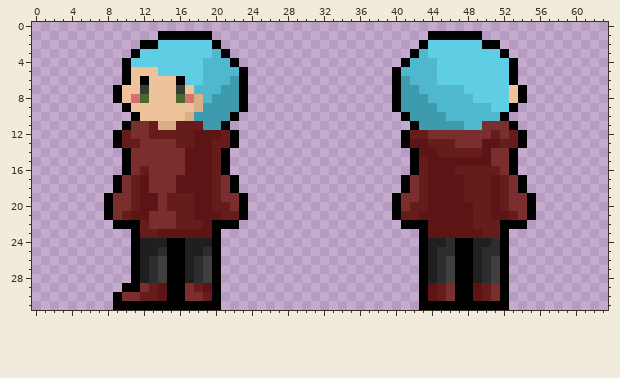
One commit to this pixel-art sprite: assets/wiki/player_scaled.png. The picture above is the old version.
The file is 320x160 pixels, drawn in blocks of 5x5; one block is one cell here.
Now the later version:
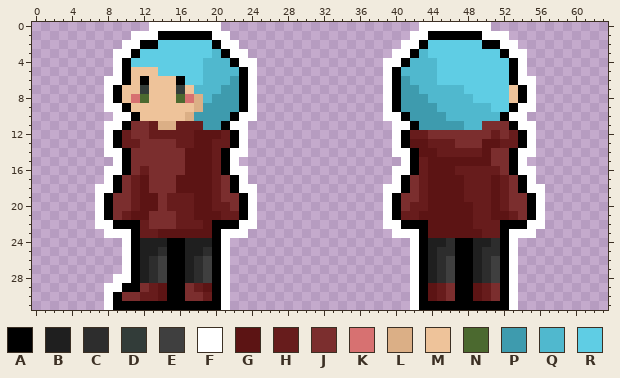
Palette (. is transparent): A #000000  B #1f1f1f  C #2d2d2d  D #323c39  E #3f3f3f  F #ffffff  G #5c1414  H #671c1c  J #7b2e2e  K #d77171  L #dbaf86  M #eec39a  N #4b692f  P #3e9bae  Q #50b8ce  R #5fcde4
From old to new:
There is now colour F in row 0 at x 13 to 20 and 43 to 50; in row 1 at x 11 to 13, 20 to 21, 42 to 43 and 50 to 52; in row 2 at x 10 to 11, 21 to 22, 41 to 42 and 52 to 53; in row 3 at x 9 to 10, 22 to 23, 40 to 41 and 53 to 54; in row 4 at x 9, 23 to 24, 39 to 40 and 54; in row 5 at x 9, 24, 39 and 54.
There is now colour F in row 6 at x 8 to 9, 24, 39 and 54 to 55; in rows 7 to 8 at x 8, 24, 39 and 55; in row 9 at x 8 to 9, 24, 39 and 54 to 55; in row 10 at x 9 to 10, 23 to 24, 39 to 40 and 53 to 54; in row 11 at x 8 to 9, 22 to 23, 40 to 41 and 54 to 55; in rows 12 to 13 at x 8, 23, 40 and 55.
There is now colour F in row 14 at x 8 to 9, 22 to 23, 40 to 41 and 54 to 55; in row 15 at x 9, 22, 41 and 54; in row 16 at x 8 to 9, 22 to 23, 40 to 41 and 54 to 55; in row 17 at x 8, 23, 40 and 55; in row 18 at x 7 to 8, 23 to 24, 39 to 40 and 55 to 56; in rows 19 to 21 at x 7, 24, 39 and 56.
There is now colour F in row 22 at x 7 to 8, 23 to 24, 39 to 40 and 55 to 56; in row 23 at x 8 to 10, 21 to 23, 40 to 42 and 53 to 55; in rows 24 to 27 at x 10, 21, 42 and 53; in row 28 at x 9 to 10, 21, 42 and 53; in row 29 at x 8 to 9, 21, 42 and 53; in rows 30 to 31 at x 8, 21, 42 and 53.
Where, in picture pixels (left, top, right, bottom), the same in both pictures:
added: (95, 22, 257, 310)
added: (383, 22, 545, 310)
